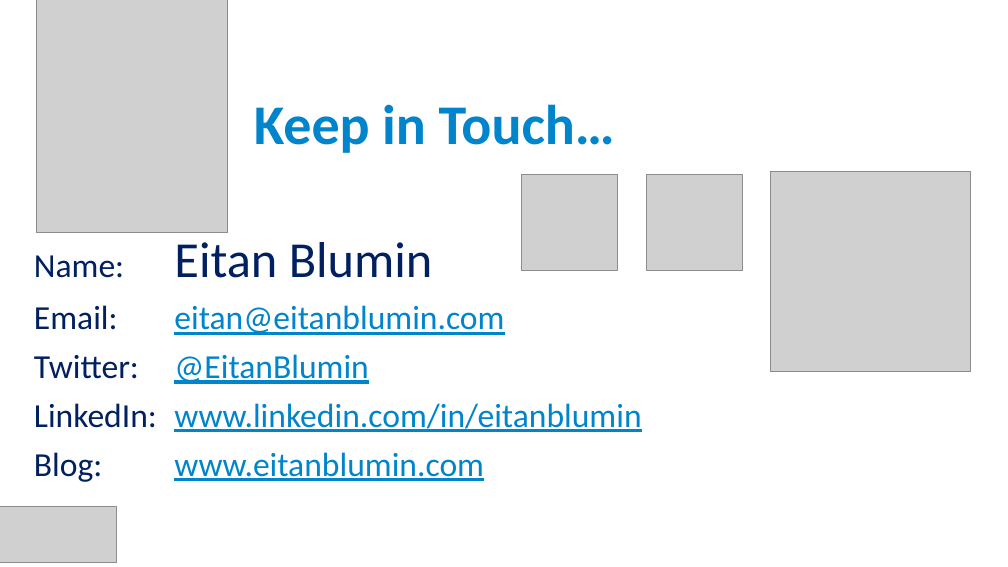
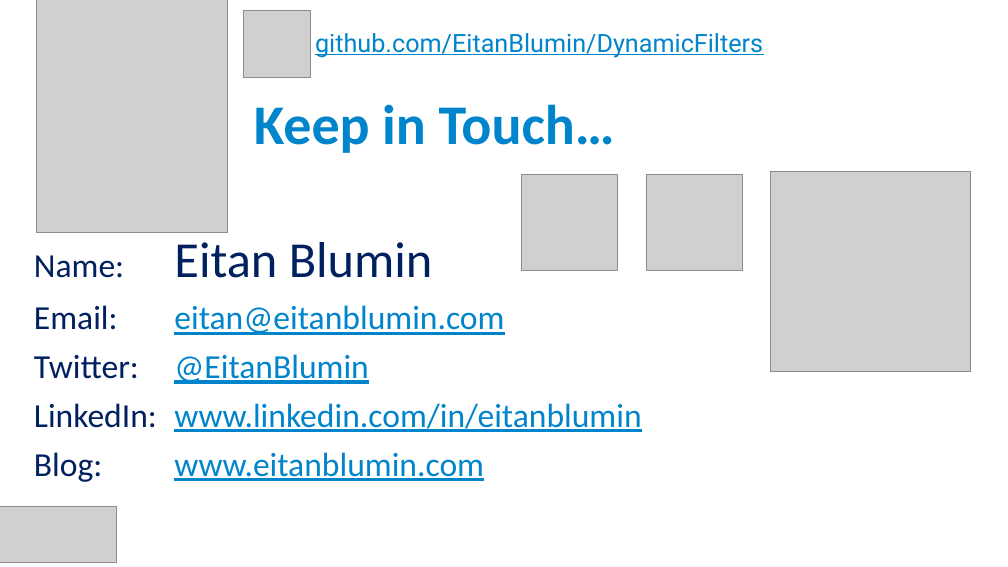
Before and after one commit to MadeiraData/DynamicFilters, a slide deck: slide 28 of DynamicFilters_Presentation_Eng.pptx (slide 27 before the commit). Drawn at 1008x567 pixels with LibreOffice and Linux fonts; fonts in the diff are those of the drawing; grey boxes stand for pictures. Boxes give left, top, right and bottom in pixels: in the first picture for what was removed or moved away, otherwise in the second. Text is boxed around its words. In the diff, an @@ line names an element or a change of style, - is before the commit and + after.

```diff
--- a/DynamicFilters_Presentation_Eng.pptx
+++ b/DynamicFilters_Presentation_Eng.pptx
@@ picture added at bbox=[244, 10, 311, 78] @@
@@ text added at bbox=[315, 33, 763, 58], 18 pt, text #0084CC, underline @@
+github.com/EitanBlumin/DynamicFilters
```
Also in this commit, not shown: 7 other slides changed, 3 slides added, 2 slides removed.
